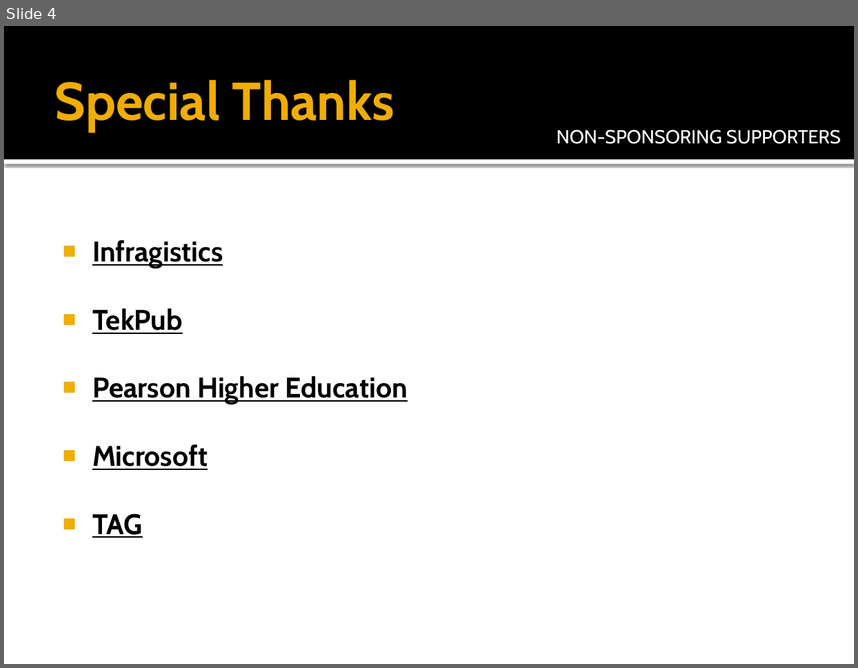
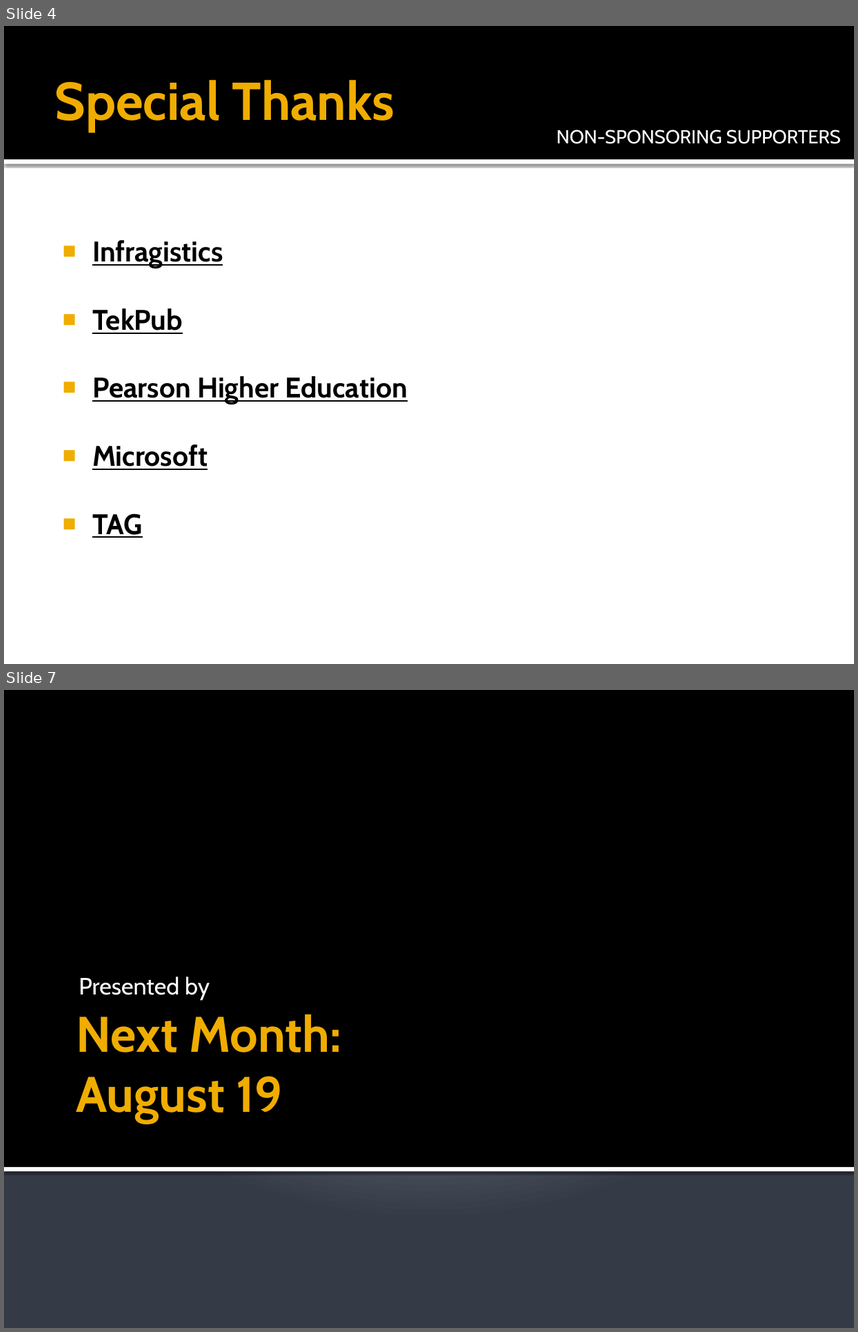
Before and after one commit to indyaltnet/meeting-stuff, a slide deck: Pre-Meeting.pptx. Shown one above the other, each under a label of ours: slide 4 before the commit, slides 4 and 7 after it; the slides between them are not shown. The pictures are 858x668 and 858x1332 pixels, drawn with LibreOffice and Linux fonts; fonts in the diff are those of the drawing. Boxes give left, top, right and bottom in pixels: in the first picture for what was removed or moved away, otherwise in the second. Text is boxed around its words. In the diff, an @@ line names an element or a change of style, - is before the commit and + after.

```diff
--- a/Pre-Meeting.pptx
+++ b/Pre-Meeting.pptx
@@ slide 7 added at (4, 690, 854, 1328), background gradient #C1C5D3 to #BFC4D2 to #353B47 @@
@@ rectangle added at (4, 690, 854, 1167), fill #000000 @@
@@ subtitle added at (79, 976, 210, 1000), 20 pt, text #FFFFFF @@
+Presented by
@@ title added at (76, 1014, 341, 1123), 42.3 pt, text #F0AD00, bold @@
+Next Month:
+August 19
@@ rectangle added at (4, 1167, 854, 1171), fill #FFFFFF @@
```
Also in this commit, not shown: 2 slides changed, 1 slide removed, 1 other file.
